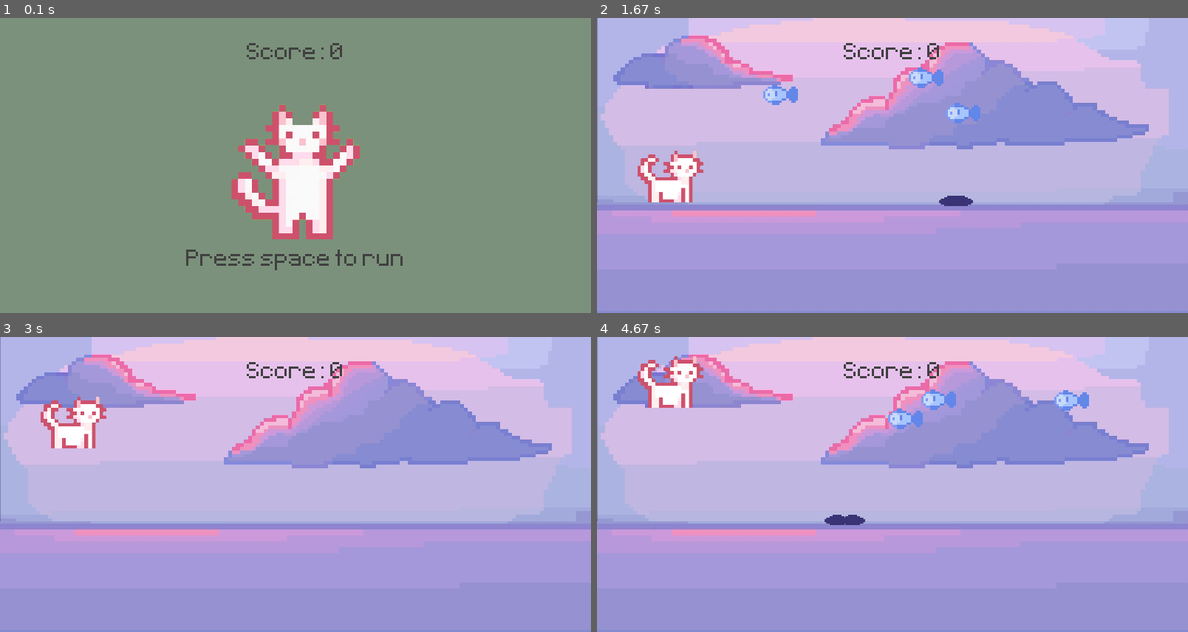
Above: before the commit, frames 1-4 (two rows, left to right).
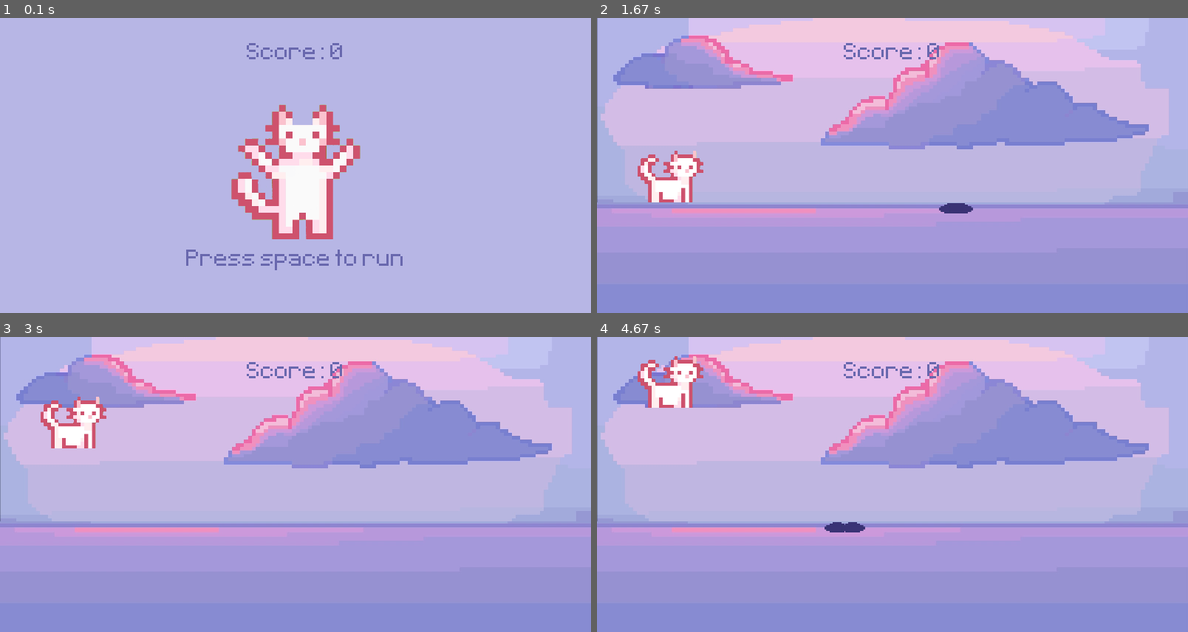
Above: after the commit, the same moments.

Repository: ShIIIrochka/py_game
Game: pygame game, started from pythongame/game.py
Two runs of this game, one before a commit and one after it. Both use one fixed random seed, a clock stepped at 60 frames per second and the inputs below.
Inputs:
- Up to frame 1 (0.1 s): no input
- Up to frame 2 (1.67 s): tap Space at 0.33 s
- Up to frame 3 (3 s): tap Space at 2.17, 2.57, 2.87 s
- Up to frame 4 (4.67 s): tap Space at 3.4, 3.7, 3.9, 4.2, 4.47 s

The runs differ from the first frame. In frame 1, 94% of the frame differs, in the area x 0-100%, y 0-100%; in frame 2, 2.3%; in frame 3, 1.2%; in frame 4, 2.4%.

Commit message:
поправила цвета и генерацию рыбок

Diff:
--- a/pythongame/game.py
+++ b/pythongame/game.py
@@ -23,7 +23,7 @@
             obstacle_group.empty()
             return False
 
-    score_surf = test_font.render(f'Score: {score}', False, (64, 64, 64))
+    score_surf = test_font.render(f'Score: {score}', False, (105, 104, 174))
     score_rect = score_surf.get_rect(center=(400, 50))
     screen.blit(score_surf, score_rect)
 
@@ -33,8 +33,8 @@
 
         global pit_instances, fish_instances
 
-        fish_instances = [NPC('graphics/fish.PNG', (50, 50), (5, 7),(300, 1200), (40, 110)) for i in range(3)]
-        pit_instances = [NPC('graphics/pit.PNG', (35, 35), (5, 5), (800, 870), (230, 230)) for i in range(2)]
+        fish_instances = [NPC('graphics/fish.PNG', (50, 50), (5, 7),(800, 2000), (10, 110)) for i in range(3)]
+        pit_instances = [NPC('graphics/pit.PNG', (35, 35), (5, 5), (800, 870), (240, 240)) for i in range(2)]
         obstacle_group.add(*fish_instances, *pit_instances)
 
 
@@ -56,7 +56,7 @@
 sky_surface = pygame.image.load('graphics/sky.PNG').convert() #размер изображения 1700 на 289
 sky_surface = pygame.transform.scale(sky_surface, (WIDTH, 289))
 ground_surface = pygame.image.load('graphics/ground.PNG').convert() #размер изображения 2015 на 816
-ground_surface = pygame.transform.scale(ground_surface, (WIDTH, HEIGHT//2))
+ground_surface = pygame.transform.scale(ground_surface, (800, 150))
 
 player = Player('graphics/cat.PNG', (90, 90), (100, 250))
 
@@ -74,7 +74,7 @@
 running = True
 game_active = False
 
-game_message = test_font.render('Press space to run',False,(64,64,64))
+game_message = test_font.render('Press space to run',False,(105, 104, 174))
 game_message_rect = game_message.get_rect(center = (400,330))
 
 while running:
@@ -116,11 +116,11 @@
 
         game_active = collision_sprite()
     else:
-        screen.fill((123, 145, 123))
+        screen.fill((183, 182, 229))
         screen.blit(start_surf, start_rect)
         screen.blit(game_message,game_message_rect)
 
-    score_surf = test_font.render(f'Score: {score}',False,(64,64,64))
+    score_surf = test_font.render(f'Score: {score}',False,(105, 104, 174))
     score_rect = score_surf.get_rect(center = (400,50))
     screen.blit(score_surf,score_rect)
 
